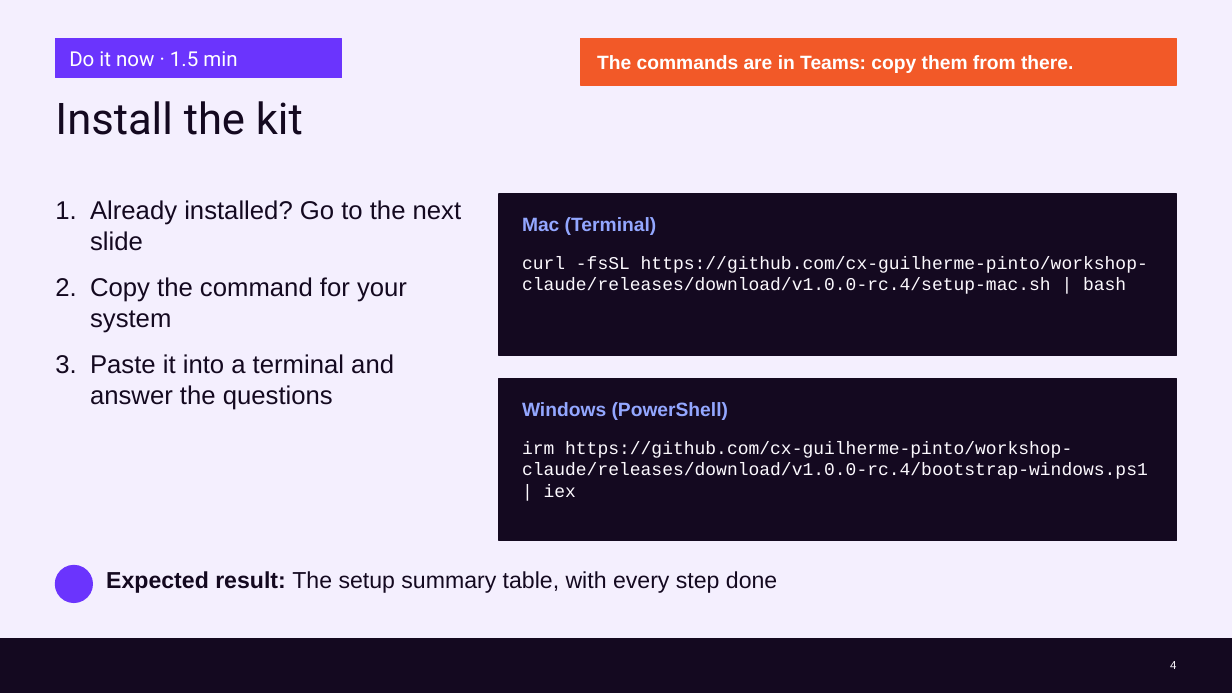
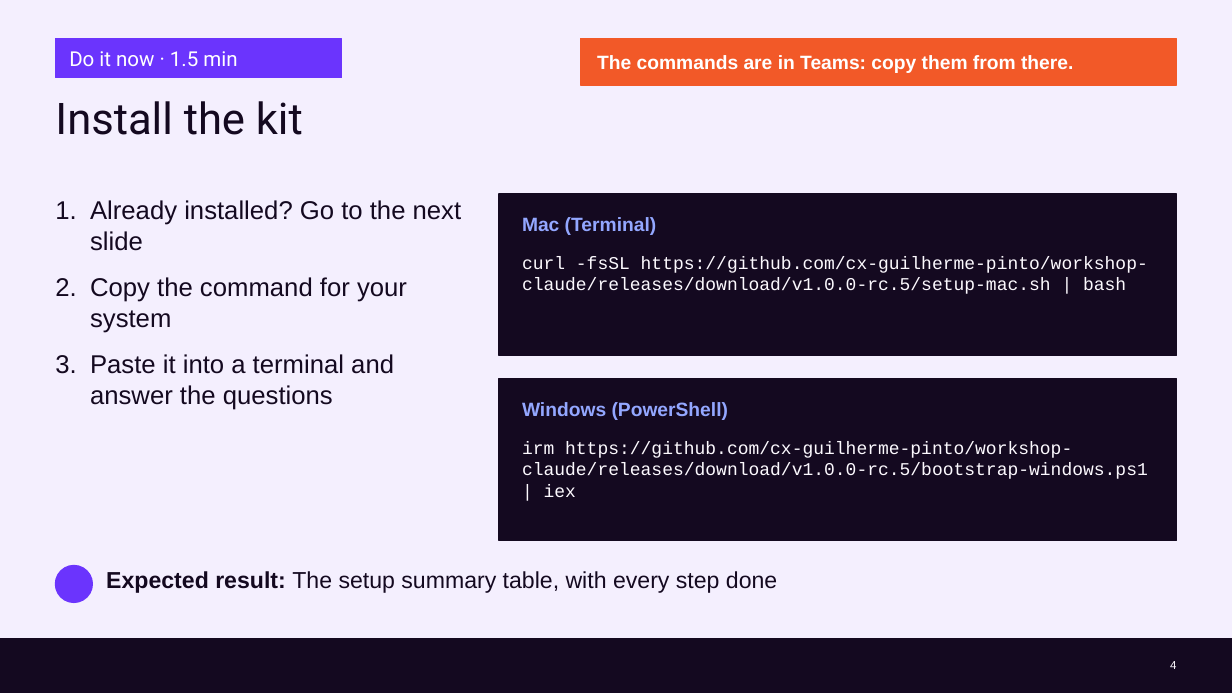
Before and after one commit to cx-guilherme-pinto/workshop-claude, a slide deck: slide 4 of slides/workshop.en.pptx. Drawn at 1232x693 pixels with LibreOffice and Linux fonts; fonts in the diff are those of the drawing; background and template pictures are left out. Boxes give left, top, right and bottom in pixels: in the first picture for what was removed or moved away, otherwise in the second. Text is boxed around its words. In the diff, an @@ line names an element or a change of style, - is before the commit and + after.

```diff
--- a/slides/workshop.en.pptx
+++ b/slides/workshop.en.pptx
@@ text at (522,256,1148,294): text changed @@
-curl -fsSL https://github.com/cx-guilherme-pinto/workshop-claude/releases/download/v1.0.0-rc.4/setup-mac.sh | bash
+curl -fsSL https://github.com/cx-guilherme-pinto/workshop-claude/releases/download/v1.0.0-rc.5/setup-mac.sh | bash
@@ text at (522,441,1148,497): text changed @@
-irm https://github.com/cx-guilherme-pinto/workshop-claude/releases/download/v1.0.0-rc.4/bootstrap-windows.ps1 | iex
+irm https://github.com/cx-guilherme-pinto/workshop-claude/releases/download/v1.0.0-rc.5/bootstrap-windows.ps1 | iex
```
Also in this commit, not shown: 16 other files.
